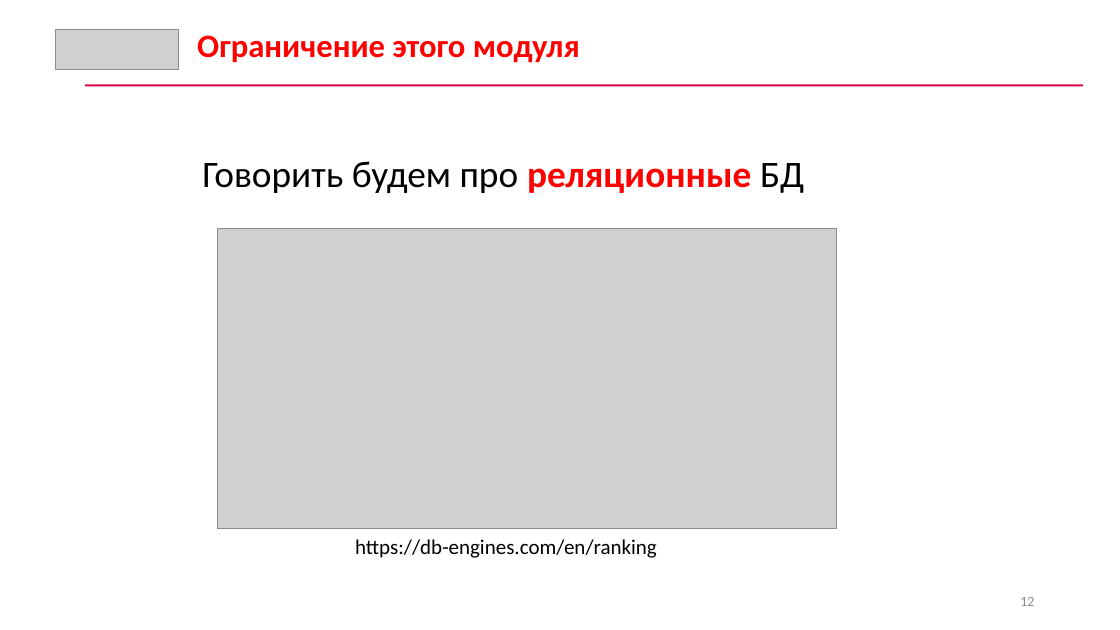
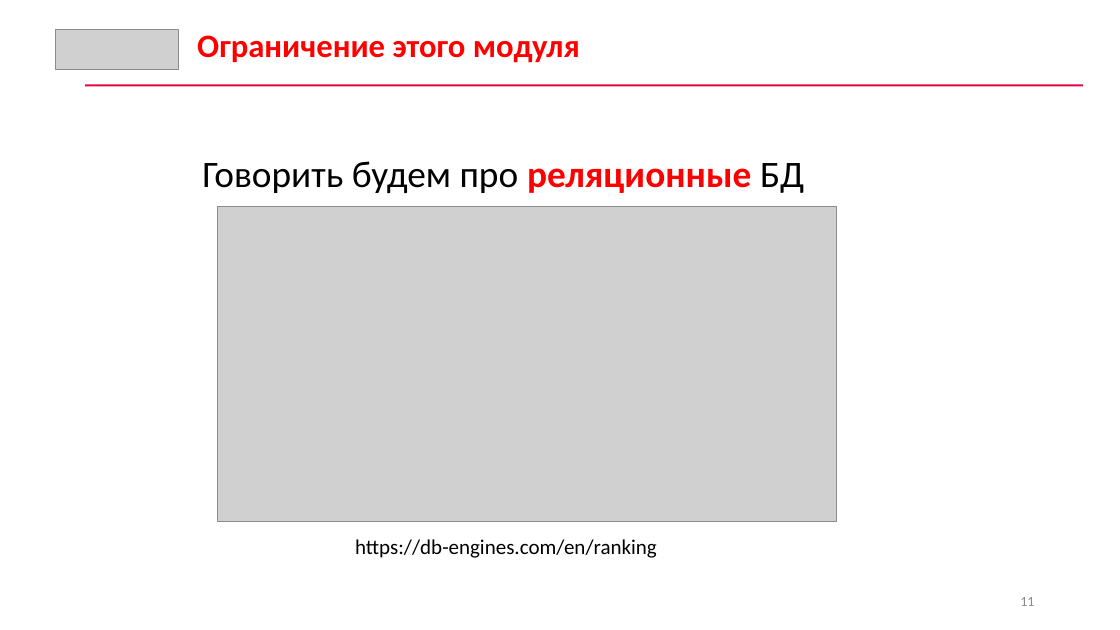
Before and after one commit to CyberLympha/data-analyze-for-cybersecurity, a slide deck: slide 11 of Лекции/3/Лекция 3 Методы хранения и анализа информации.pptx (slide 12 before the commit). Drawn at 1120x630 pixels with LibreOffice and Linux fonts; fonts in the diff are those of the drawing; grey boxes stand for pictures. Boxes give left, top, right and bottom in pixels: in the first picture for what was removed or moved away, otherwise in the second. Text is boxed around its words. In the diff, an @@ line names an element or a change of style, - is before the commit and + after.

```diff
--- a/Лекции/3/Лекция 3 Методы хранения и анализа информации.pptx
+++ b/Лекции/3/Лекция 3 Методы хранения и анализа информации.pptx
@@ picture resized from (x1=218, y1=229, x2=838, y2=529) to (x1=218, y1=207, x2=838, y2=521) @@
@@ page number at (x1=1020, y1=597, x2=1034, y2=606): text changed @@
-12
+11
```
Also in this commit, not shown: 6 other slides changed, 1 slide removed.
